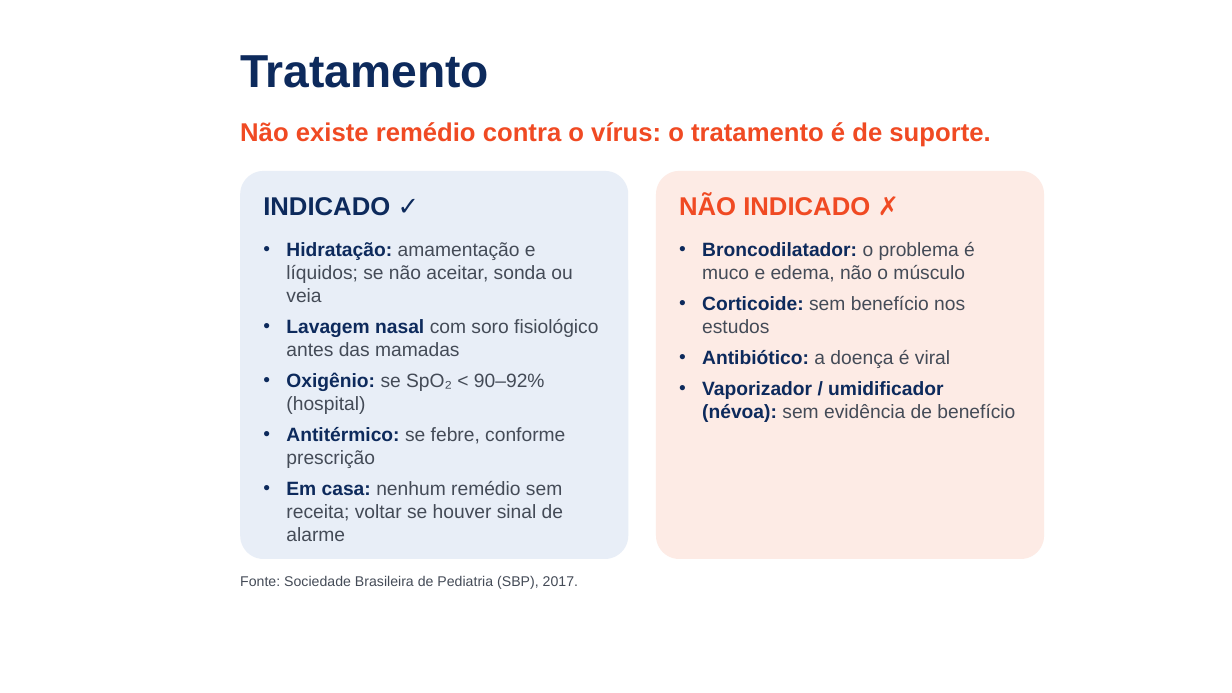
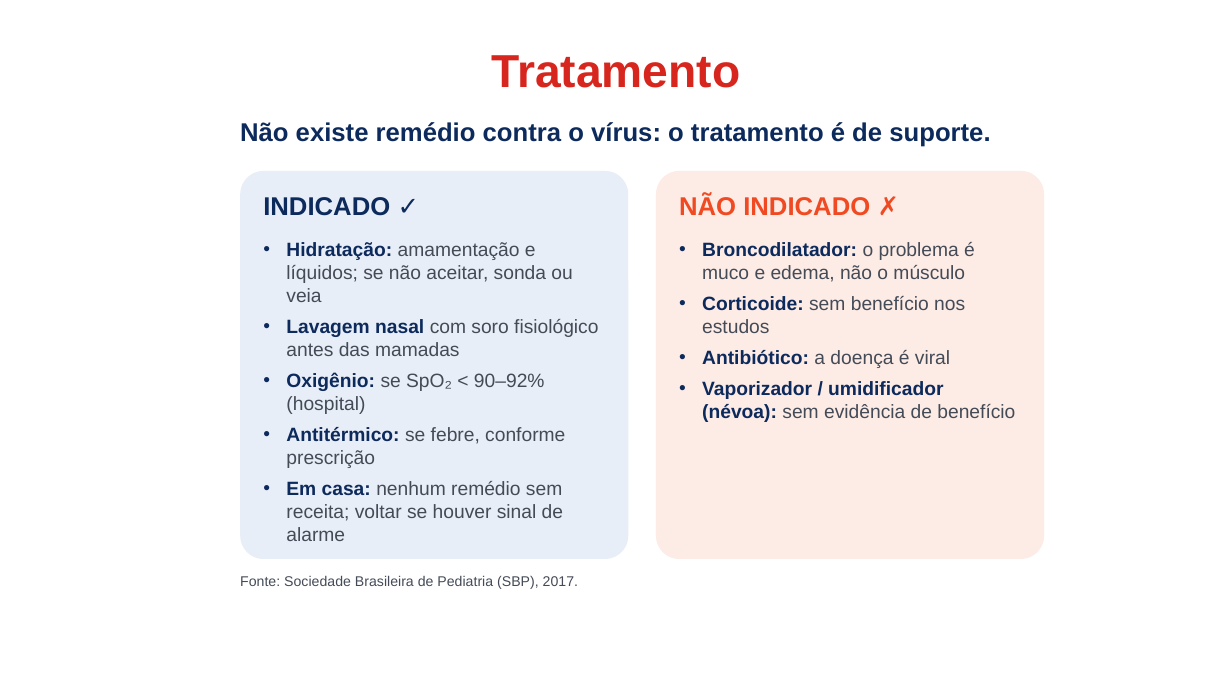
Before and after one commit to joaoantonio-hue/teste-claude, a slide deck: slide 2 of slides/Diagnostico_Tratamento.pptx. Drawn at 1232x693 pixels with LibreOffice and Linux fonts; fonts in the diff are those of the drawing; background and template pictures are left out. Boxes give left, top, right and bottom in pixels: in the first picture for what was removed or moved away, otherwise in the second. Text is boxed around its words. In the diff, an @@ line names an element or a change of style, - is before the commit and + after.

```diff
--- a/slides/Diagnostico_Tratamento.pptx
+++ b/slides/Diagnostico_Tratamento.pptx
@@ text "Tratamento": place and size @@
-text "Tratamento" at (240,55,489,88)
+text "Tratamento" at (491,55,740,88)
@@ text "Tratamento" at (491,55,740,88): text colour #0D2A5C to #D7261E; alignment left to centre @@
@@ text "Não existe remédio contra o ..." at (240,122,990,147): text colour #F04A23 to #0D2A5C; alignment left to centre @@
```
Also in this commit, not shown: 1 other slide changed.
